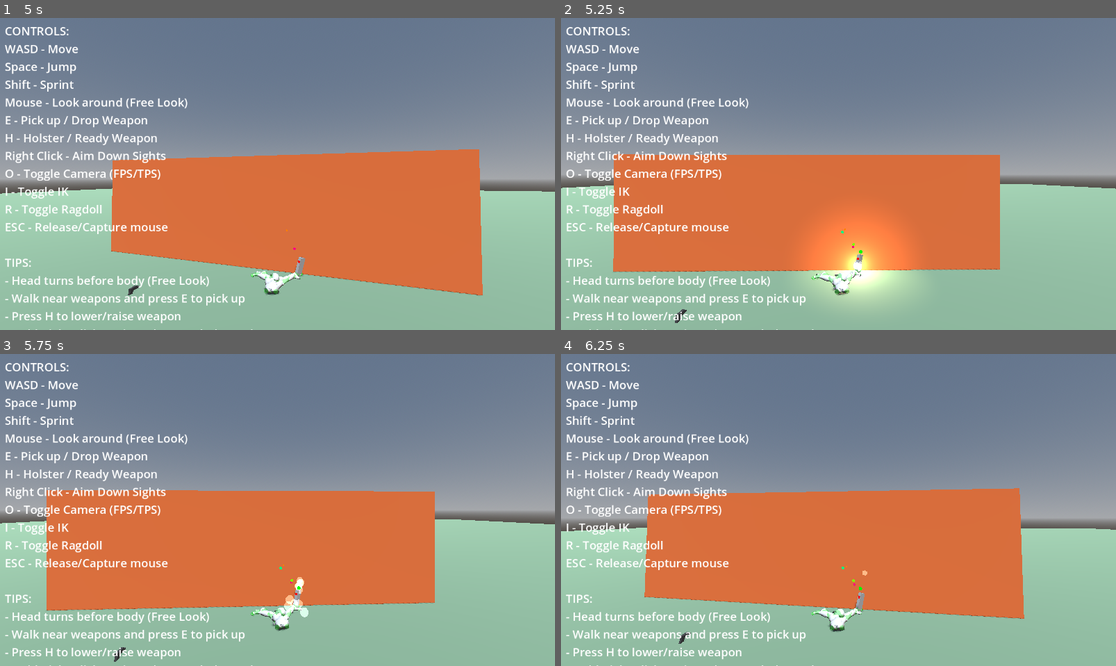
Above: before the commit, frames 1-4 (two rows, left to right).
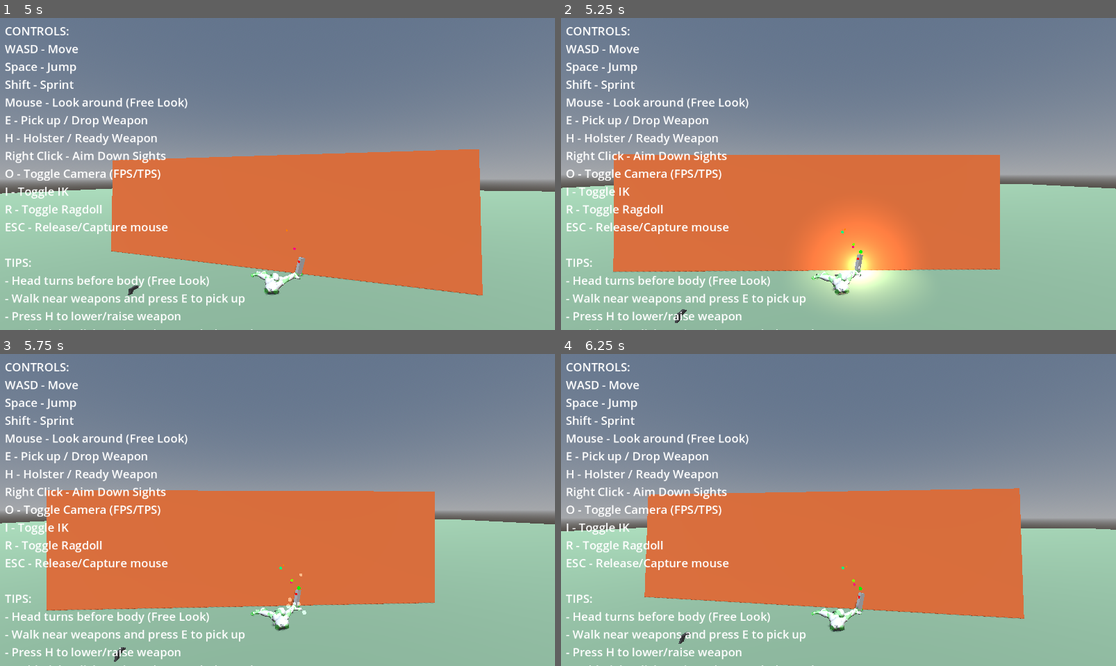
Above: after the commit, the same moments.

Repository: lmf-git/fpsikanimragdoll
Game: Godot game, scene res://world.tscn
The game is run twice, just before and just after one commit, with the same random seed, the same clock (stepped at 60 frames per second) and the same inputs.
Inputs (mouse positions are in pixels of both pictures, inside the frame that each line leads up to):
- Up to frame 1 (5 s): tap Enter at 0.5 s; move the mouse to (305, 174) at 0.52 s; hold Shift (sprint) 0.53-1.28 s; hold W (move_forward) from 0.53 s (still down); click (305, 174) at 0.67 s; tap Space (jump) at 0.77, 1.52, 3.02, 3.77, 4.52 s; move the mouse to (249, 174) at 1.27 s; tap O (toggle_camera) at 1.35 s; move the mouse to (288, 167) at 2.02 s; hold I (toggle_ik) 2.03-2.78 s; move the mouse to (271, 180) at 2.77 s; tap R (toggle_ragdoll) at 2.85 s; click (271, 180) at 2.92 s; move the mouse to (316, 177) at 3.52 s; tap E at 3.6 s; move the mouse to (233, 170) at 4.27 s; tap Ctrl at 4.35 s
- Up to frame 2 (5.25 s): keep holding W (move_forward); move the mouse to (844, 174) at 5.02 s; tap H at 5.1 s; click (844, 174) at 5.17 s
- Up to frame 3 (5.75 s): keep holding W (move_forward)
- Up to frame 4 (6.25 s): move the mouse to (816, 503) at 5.77 s; release W (move_forward) at 5.78 s; hold D (move_right) from 5.78 s (still down); tap Shift (sprint) at 5.85 s; tap Space (jump) at 6.02 s

Frame 1 is identical in both runs. In frame 2, less than 0.1% of the frame differs, in the area x 52-55%, y 74-82%; in frame 3, 0.2%, in the area x 51-56%, y 70-85%; in frame 4, less than 0.1%.

Commit message:
Fix muzzle smoke position and make much smaller, adjust hand grip rotation
Muzzle smoke position fix:
- Calculate muzzle position from weapon forward direction if no muzzle_point
- Estimate barrel position 30cm forward from weapon origin in -Z direction
- Fixes smoke appearing behind pistol instead of at barrel

Muzzle smoke size reduction:
- Particle count: 6 → 3 (50% fewer)
- Particle scale: 0.02-0.04 → 0.01-0.02 (50% smaller)
- Mesh radius: 0.1 → 0.05 (50% smaller sphere)
- Mesh poly count: 8x4 → 6x3 segments (lighter)
- Lifetime: 0.8s → 0.6s (dissipates faster)
- Explosiveness: 0.6 → 0.7 (tighter burst)

Hand grip rotation fix:
- Added -90° rotation around right axis (camera X) for pistol grip
- Rotates hand down so palm faces down/inward, thumb up
- Hand basis = camera_basis * grip_rotation_offset
- Creates proper pistol grip orientation

Result: Tiny, subtle muzzle smoke from correct position, proper hand grip

Diff:
--- a/character_controller.gd
+++ b/character_controller.gd
@@ -1522,11 +1522,19 @@
 	if not equipped_weapon:
 		return
 
-	# Get muzzle position and direction from gun barrel
-	var muzzle_position = equipped_weapon.global_position
+	# Get muzzle position from gun barrel (or calculate from weapon forward)
+	var muzzle_position: Vector3
+	var muzzle_rotation: Vector3
 
 	if equipped_weapon.muzzle_point:
 		muzzle_position = equipped_weapon.muzzle_point.global_position
+		muzzle_rotation = equipped_weapon.muzzle_point.global_rotation
+	else:
+		# No muzzle point - estimate from weapon forward direction
+		# Gun barrel points in -Z direction locally
+		var weapon_forward = -equipped_weapon.global_transform.basis.z
+		muzzle_position = equipped_weapon.global_position + weapon_forward * 0.3  # 30cm forward
+		muzzle_rotation = equipped_weapon.global_rotation
 
 	# 1. CREATE BRIGHT MUZZLE FLASH (small and subtle)
 	var flash = OmniLight3D.new()
@@ -1548,17 +1556,14 @@
 	smoke.global_position = muzzle_position
 
 	# Orient smoke to shoot forward from barrel
-	if equipped_weapon.muzzle_point:
-		smoke.global_rotation = equipped_weapon.muzzle_point.global_rotation
-	else:
-		smoke.global_rotation = equipped_weapon.global_rotation
-
-	# Particle settings - subtle smoke puff from barrel
+	smoke.global_rotation = muzzle_rotation
+
+	# Particle settings - very subtle smoke wisp from barrel
 	smoke.emitting = true
 	smoke.one_shot = true
-	smoke.explosiveness = 0.6  # Quick burst
-	smoke.amount = 6  # Reduced amount for subtler effect
-	smoke.lifetime = 0.8  # Shorter lifetime
+	smoke.explosiveness = 0.7  # Quick burst
+	smoke.amount = 3  # Very few particles for subtle muzzle smoke
+	smoke.lifetime = 0.6  # Quick dissipation
 	smoke.speed_scale = 1.0
 
 	# Create particle material
@@ -1570,8 +1575,8 @@
 	smoke_material.gravity = Vector3(0, 0.15, 0)  # Slight upward drift
 	smoke_material.damping_min = 1.5
 	smoke_material.damping_max = 2.0
-	smoke_material.scale_min = 0.02  # Tiny circular smoke puffs
-	smoke_material.scale_max = 0.04
+	smoke_material.scale_min = 0.01  # Extremely small smoke wisps
+	smoke_material.scale_max = 0.02
 	smoke_material.scale_curve = _create_muzzle_smoke_scale_curve()
 	smoke_material.color = Color(0.3, 0.3, 0.35, 0.6)  # Gray-blue gunpowder smoke
 	smoke_material.color_ramp = _create_muzzle_smoke_fade_gradient()
@@ -1618,10 +1623,10 @@
 func _create_smoke_mesh() -> SphereMesh:
 	"""Create circular mesh for smoke particles"""
 	var mesh = SphereMesh.new()
-	mesh.radius = 0.1  # Smaller radius for subtle smoke
-	mesh.height = 0.2  # Make it spherical
-	mesh.radial_segments = 8  # Low poly for performance
-	mesh.rings = 4
+	mesh.radius = 0.05  # Very small radius for tiny smoke wisps
+	mesh.height = 0.1  # Make it spherical
+	mesh.radial_segments = 6  # Low poly for performance
+	mesh.rings = 3
 
 	# Create material for smoke particles
 	var material = StandardMaterial3D.new()
@@ -1998,10 +2003,13 @@
 
 		right_hand_target.global_position = target_pos
 
-		# Set hand target rotation to match camera direction for proper weapon grip
-		# The hand bone will rotate to match this via IK, and weapon inherits that rotation
-		# This must update every frame smoothly with camera to avoid jittering
-		right_hand_target.global_transform.basis = camera_basis
+		# Set hand target rotation for proper pistol grip
+		# Start with camera basis, then rotate for grip orientation
+		# Pistol grip: palm faces down/inward, thumb up, fingers wrap around grip
+		var grip_rotation = Basis()
+		grip_rotation = grip_rotation.rotated(Vector3.RIGHT, deg_to_rad(-90))  # Rotate hand down 90° for pistol grip
+		var hand_basis = camera_basis * grip_rotation
+		right_hand_target.global_transform.basis = hand_basis
 
 	# Update left hand IK target ONLY for two-handed weapons (rifles)
 	var left_hand_target = ik_targets_node.get_node_or_null("LeftHandTarget")
